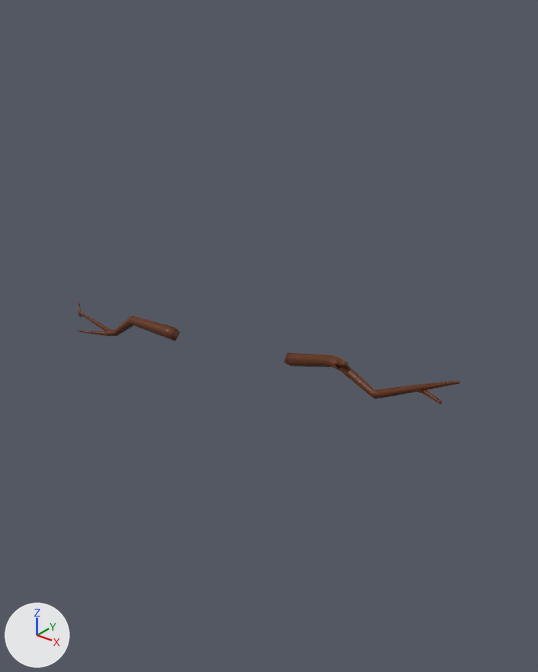
A saved change to the FBX model Assets/Models/Schneemann.fbx.
The view is the same before and after, from a camera (50 mm lens) standing at (3.33, -3.65, 3.96) and looking at (0.16, 0.32, 1.5). Arrows for +X, +Y and +Z are at lower left; the lights stay in place. Where no turn or scale is listed for an object, it has been applied to the vertices.

Objects in the first picture: 'Arm-links', 'Arm-rechts'.
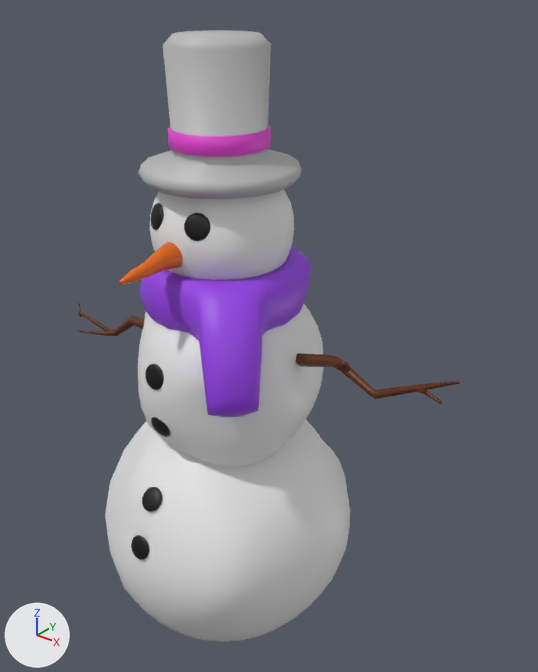
What differs and where, as boxes [x1, y1, x2, y2] in the pictures (538 x 672 px):
'Unten', added
    after: [105, 419, 350, 642]
'Zylinder', added
    after: [138, 30, 302, 199]
'Mitte', added
    after: [138, 304, 324, 467]
'Schal-baumelnd', added (purple)
    after: [140, 246, 311, 417]
'Oben', added
    after: [150, 189, 294, 280]
'Moehrennase', added (orange)
    after: [119, 242, 183, 284]
'Knopfauge2', added (black)
    after: [184, 213, 210, 241]
'Knopf3', added
    after: [142, 487, 162, 512]
'Knopf1', added
    after: [145, 364, 164, 390]
'Knopf4', added
    after: [131, 535, 149, 560]
'Knopfauge1', added
    after: [151, 203, 163, 230]
'Knopf2', added
    after: [151, 417, 170, 437]

The change in detail:
Material 'Knopf' (mat_knopf) is new.
Its base color is (0.0, 0.0, 0.0) (black #000000).
Material 'Schnee' (mat_schnee) is new.
Its base color is (0.8, 0.8, 0.8) (white #e7e7e7).
Material 'Moehre' (mat_moehre) is new.
Its base color is (0.8, 0.141, 0.0) (orange #e76900).
Material 'Schal.001' (mat_schal_001) is new.
Its base color is (0.31, 0.0516, 0.8) (purple #9740e7).
Material 'Hut' (mat_hut) is new.
Its base color is (0.5, 0.5, 0.5) (grey #bcbcbc).
Material 'Band' (mat_band) is new.
Its base color is (0.8, 0.0533, 0.654) (pink #e741d3).
Mesh me_sphere_012 is new.
It is a UV sphere (16 segments, 16 rings, poles along z) spanning x -1.0..1.0, y -1.0..1.0, z -1.0..1.0.
It uses material mat_knopf (black #000000).
Mesh me_sphere_004 is new.
It has 482 vertices, 512 faces and spans x -0.483..0.512, y -0.493..0.485, z -0.493..0.493.
It uses material mat_schnee (its picture is missing).
Mesh me_cylinder is new.
It has 98 vertices, 112 faces and spans x -0.094..0.094, y -0.272..0.215, z -0.07..0.117.
It uses material mat_moehre (its picture is missing).
Mesh me_torus_001 is new.
It has 242 vertices, 242 faces and spans x -0.598..0.776, y -0.815..0.622, z -0.528..0.211.
It uses material mat_schal_001 (its picture is missing).
Mesh me_cylinder_001 is new.
It has 160 vertices, 146 faces and spans x -0.542..0.542, y -0.542..0.542, z -0.644..0.26.
Faces by material slot: [98, 48].
It uses material mat_hut (its picture is missing).
It uses material mat_band (its picture is missing).
Mesh me_sphere_003 is new.
It has 482 vertices, 512 faces and spans x -0.74..0.76, y -0.73..0.73, z -0.73..0.73.
It uses material mat_schnee (its picture is missing).
Mesh me_sphere_002 is new.
It has 482 vertices, 512 faces and spans x -1.02..1.0, y -1.0..1.04, z -1.02..1.0.
It uses material mat_schnee (its picture is missing).
Object 'Knopfauge1' (ob_knopfauge1) is new; it shows me_sphere_012.
Its location is (-0.184, -0.425, 2.54).
Its rotation in degrees is (17, 179, -23).
Its scale is (-0.0881, -0.0238, -0.0881).
Object 'Knopf1' (ob_knopf1) is new; it shows a copy of me_sphere_012.
Its location is (-0.001, -0.711, 1.536).
Its rotation in degrees is (14, -180, 0).
Its scale is (-0.0881, -0.0238, -0.0881).
Object 'Oben' (ob_oben) is new; it shows me_sphere_004.
Its location is (0.0, 0.0, 2.4).
Object 'Moehrennase' (ob_moehrennase) is new; it shows me_cylinder.
Its location is (0.0, -0.654, 2.311).
Object 'Schal-baumelnd' (ob_schal_baumelnd) is new; it shows me_torus_001.
Its location is (0.0, 0.0, 1.983).
Object 'Zylinder' (ob_zylinder) is new; it shows me_cylinder_001.
Its location is (0.0, 0.0, 3.373).
Object 'Mitte' (ob_mitte) is new; it shows me_sphere_003.
Its location is (0.0, 0.0, 1.36).
Object 'Knopf2' (ob_knopf2) is new; it shows a copy of me_sphere_012.
Its location is (-0.001, -0.691, 1.132).
Its rotation in degrees is (-14, 180, 0).
Its scale is (-0.0881, -0.0238, -0.0881).
Object 'Knopf3' (ob_knopf3) is new; it shows a copy of me_sphere_012.
Its location is (-0.008, -0.817, 0.58).
Its rotation in degrees is (40, -180, 0).
Its scale is (-0.0881, -0.0238, -0.0881).
Object 'Unten' (ob_unten) is new; it shows me_sphere_002.
Its location is (0.0, 0.0, 0.0).
Object 'Knopfauge2' (ob_knopfauge2) is new; it shows a copy of me_sphere_012.
Its location is (0.177, -0.425, 2.54).
Its rotation in degrees is (17, -179, 22).
Its scale is (-0.0881, -0.0238, -0.0881).
Object 'Knopf4' (ob_knopf4) is new; it shows a copy of me_sphere_012.
Its location is (-0.008, -0.967, 0.239).
Its rotation in degrees is (17, -180, 0).
Its scale is (-0.0881, -0.0238, -0.0881).
